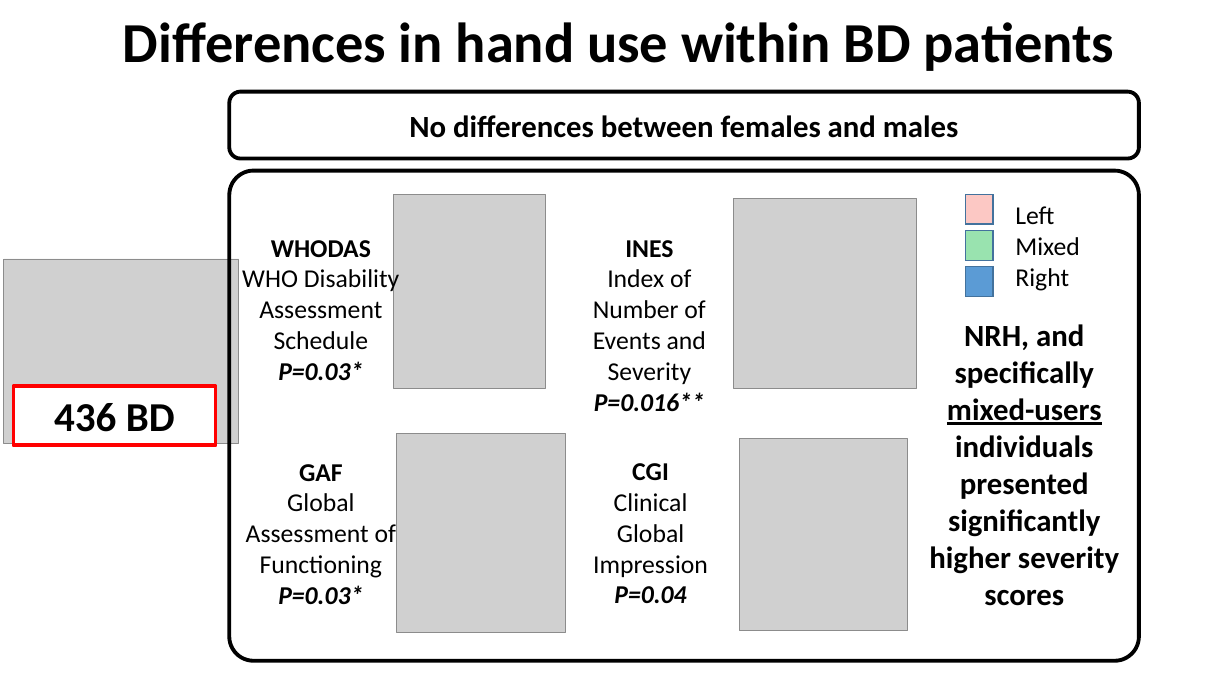
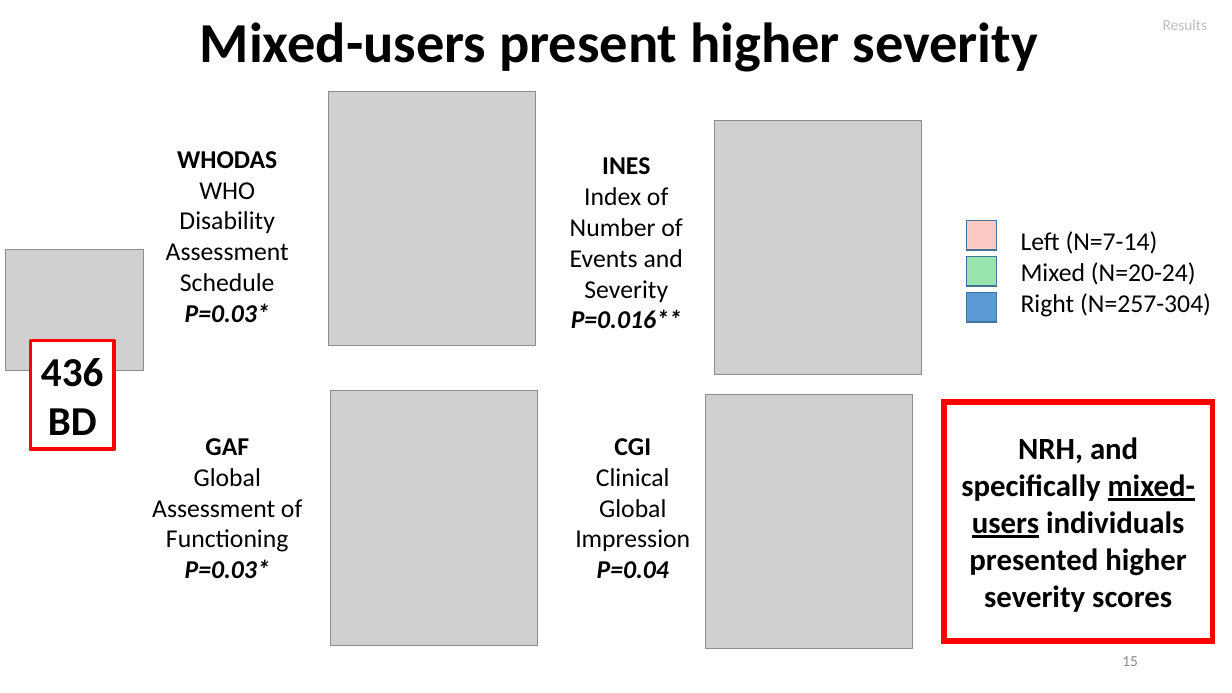
Before and after one commit to igarcia17/EHI_laterality, a slide deck: slide 15 of NorthSeaLateralityCongress_InesGarciaOrtiz.pptx (slide 10 before the commit). Drawn at 1232x693 pixels with LibreOffice and Linux fonts; fonts in the diff are those of the drawing; grey boxes stand for pictures. Boxes give left, top, right and bottom in pixels: in the first picture for what was removed or moved away, otherwise in the second. Text is boxed around its words. In the diff, an @@ line names an element or a change of style, - is before the commit and + after.

```diff
--- a/NorthSeaLateralityCongress_InesGarciaOrtiz.pptx
+++ b/NorthSeaLateralityCongress_InesGarciaOrtiz.pptx
@@ title at (x1=200, y1=22, x2=1038, y2=72): text changed @@
-Differences in hand use within BD patients
+Mixed-users present higher severity
@@ text added at (x1=1163, y1=20, x2=1207, y2=30), 12 pt, text #BFBFBF @@
+Results
@@ rounded rectangle removed at (x1=229, y1=91, x2=1139, y2=158) @@
-No differences between females and males
@@ picture resized from (x1=394, y1=195, x2=545, y2=388) to (x1=328, y1=91, x2=535, y2=347) @@
@@ text "WHODAS" rewrapped from (x1=242, y1=240, x2=399, y2=380) to (x1=166, y1=151, x2=289, y2=322) @@
@@ text "INES" moved from (x1=593, y1=240, x2=706, y2=411) to (x1=570, y1=157, x2=683, y2=328) @@
@@ picture resized from (x1=734, y1=198, x2=917, y2=388) to (x1=714, y1=120, x2=921, y2=375) @@
@@ rounded rectangle removed at (x1=229, y1=171, x2=1139, y2=661) @@
@@ 3 rectangles moved together from (x1=966, y1=195, x2=993, y2=297) to (x1=967, y1=221, x2=997, y2=323) @@
@@ text at (x1=1021, y1=231, x2=1211, y2=317): text changed @@
-Left
-Mixed
-Right
+Left (N=7-14)
+Mixed (N=20-24)
+Right (N=257-304)
@@ picture resized from (x1=4, y1=259, x2=238, y2=443) to (x1=5, y1=250, x2=143, y2=371) @@
@@ rectangle "436 BD" resized from (x1=14, y1=386, x2=216, y2=445) to (x1=30, y1=341, x2=114, y2=450) @@
@@ picture resized from (x1=397, y1=433, x2=566, y2=633) to (x1=331, y1=391, x2=538, y2=646) @@
@@ picture resized from (x1=739, y1=438, x2=908, y2=630) to (x1=705, y1=395, x2=912, y2=650) @@
@@ rounded rectangle "NRH, and specifically mixed-users individuals ..." resized from (x1=929, y1=324, x2=1119, y2=606) to (x1=945, y1=402, x2=1213, y2=641) @@
@@ rounded rectangle "NRH, and specifically mixed-users individuals ..." at (x1=945, y1=402, x2=1213, y2=641): outline none to #FF0000 4.5 pt @@
@@ text "GAF" moved from (x1=246, y1=464, x2=396, y2=604) to (x1=152, y1=438, x2=302, y2=578) @@
@@ text "CGI" moved from (x1=593, y1=463, x2=708, y2=603) to (x1=575, y1=438, x2=690, y2=578) @@
@@ text in rounded rectangle at (x1=961, y1=437, x2=1195, y2=612): text changed @@
-NRH, and specifically mixed-users individuals presented significantly higher severity scores
+NRH, and specifically mixed-users individuals presented higher severity scores
@@ page number added at (x1=1122, y1=656, x2=1138, y2=666), 12 pt, text #8C8C8C @@
+15
```
Also in this commit, not shown: 8 other slides changed, 9 slides added, 3 slides removed, 8 other files.
